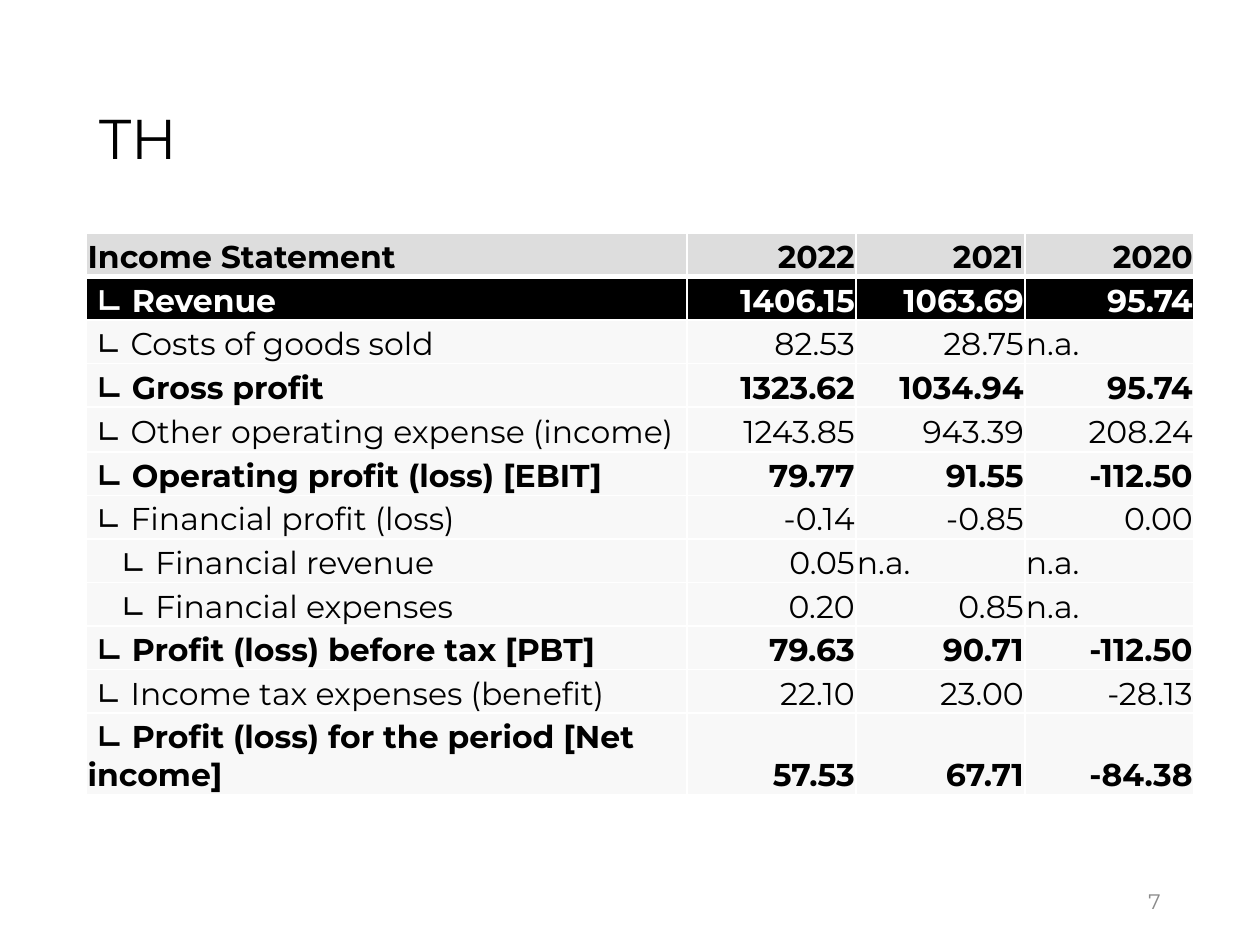
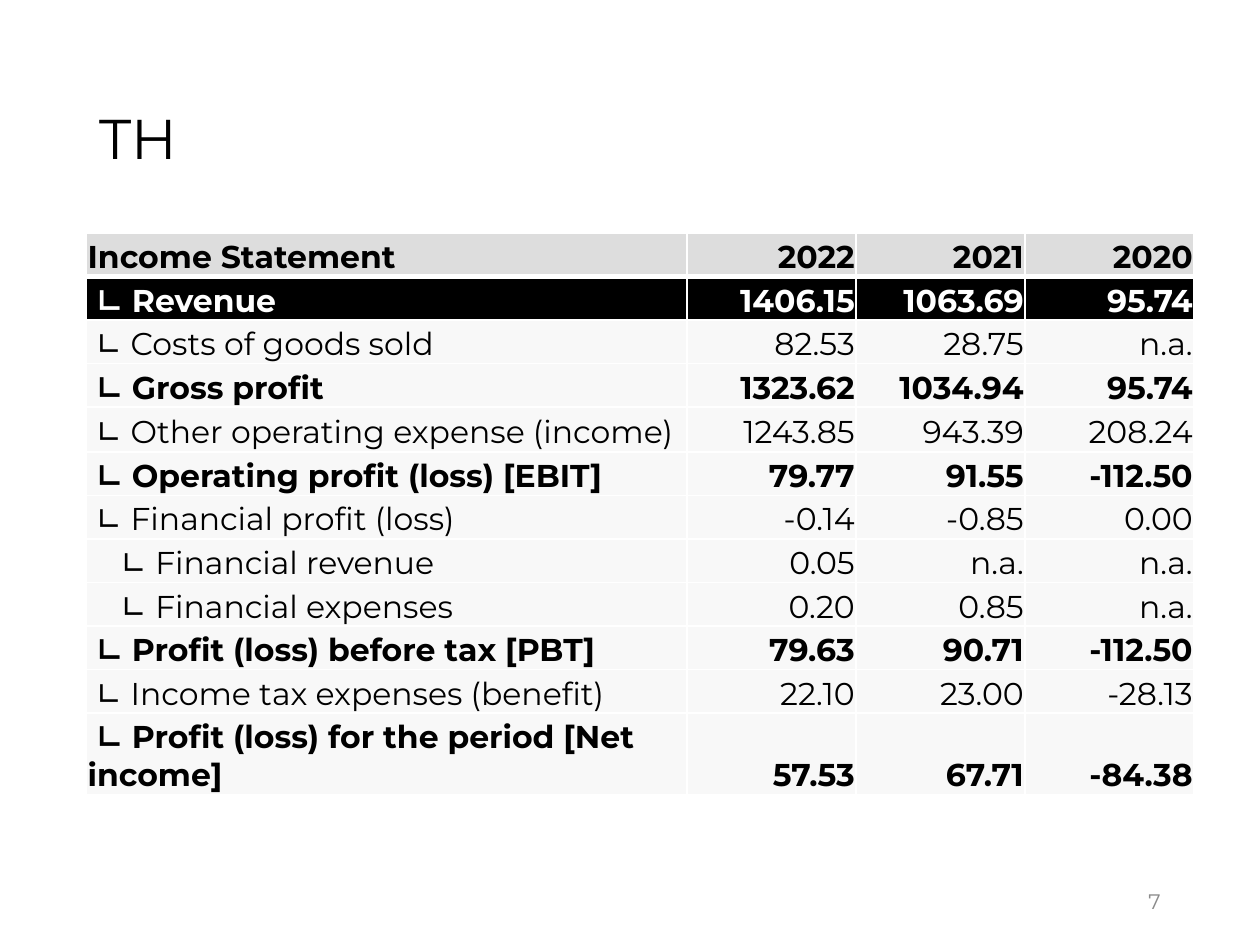
Before and after one commit to jorgegallud-boop/FSA, a slide deck: slide 7 of source-pptx/05.pptx. Drawn at 1260x945 pixels with LibreOffice and Linux fonts; fonts in the diff are those of the drawing. Boxes give left, top, right and bottom in pixels: in the first picture for what was removed or moved away, otherwise in the second. Text is boxed around its words. In the diff, an @@ line names an element or a change of style, - is before the commit and + after.

```diff
--- a/source-pptx/05.pptx
+++ b/source-pptx/05.pptx
@@ table at [87,233,1193,796] @@
@@ alignment left to right @@
```
